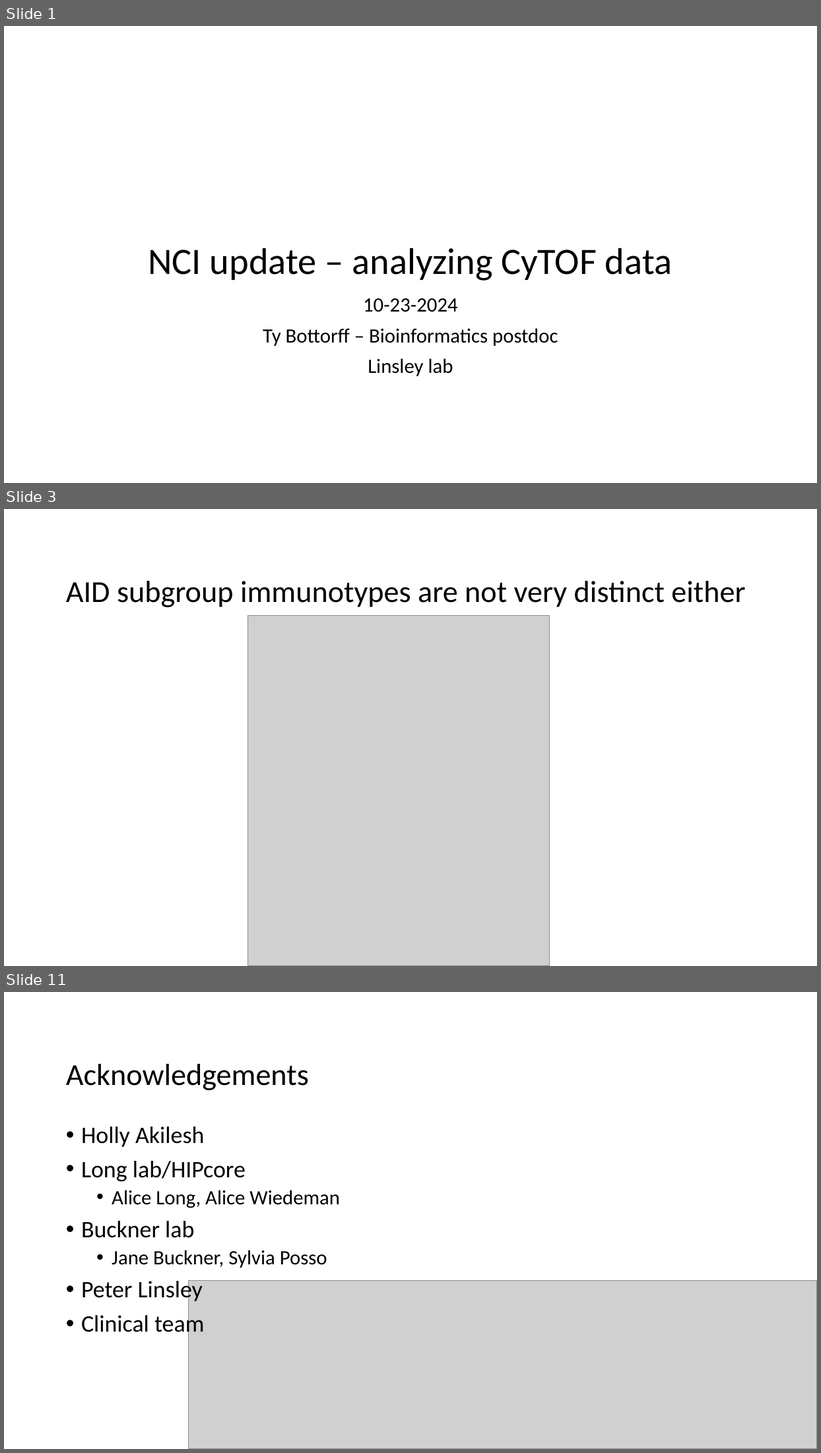
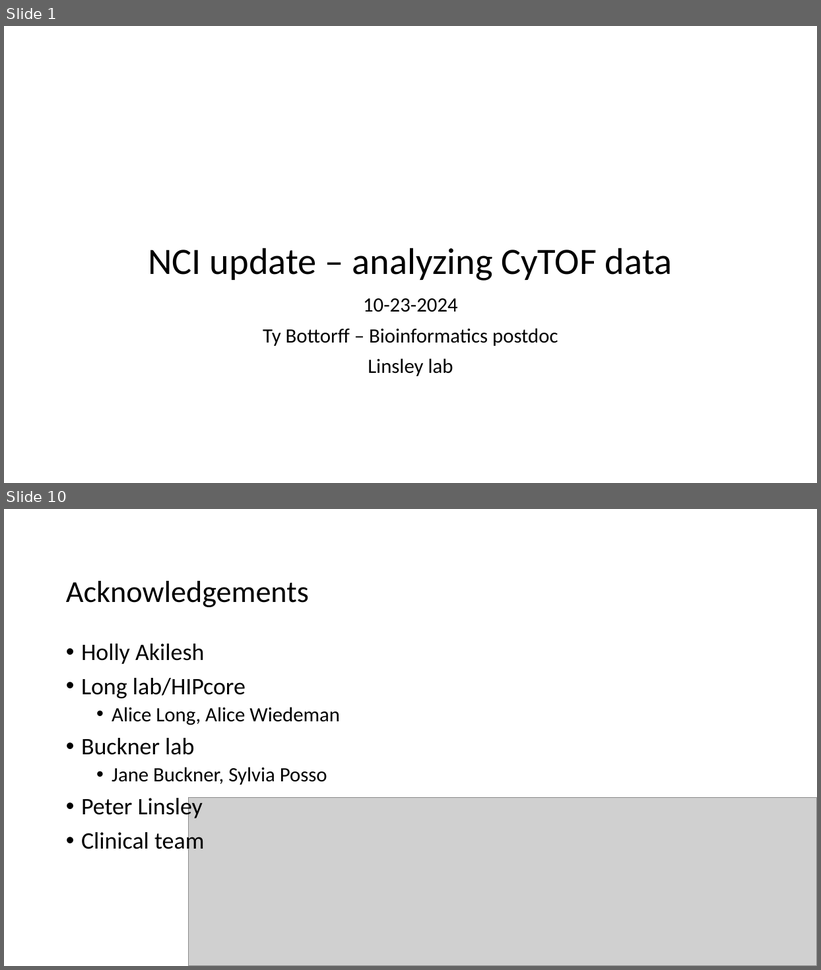
Before and after one commit to tybottorff/bottorffdocs, a slide deck: presentations/NCI_talks/2024_10_23.pptx. Shown one above the other, each under a label of ours: slides 1, 3 and 11 before the commit, slides 1 and 10 after it; the slides between them are not shown. The pictures are 821x1453 and 821x970 pixels, drawn with LibreOffice and Linux fonts; fonts in the diff are those of the drawing; grey boxes stand for pictures. Boxes give left, top, right and bottom in pixels: in the first picture for what was removed or moved away, otherwise in the second. Text is boxed around its words. In the diff, an @@ line names an element or a change of style, - is before the commit and + after.

```diff
--- a/presentations/NCI_talks/2024_10_23.pptx
+++ b/presentations/NCI_talks/2024_10_23.pptx
@@ slide 3 removed at box(4, 509, 817, 966), background #FFFFFF @@
@@ title removed at box(66, 581, 745, 607) @@
-AID subgroup immunotypes are not very distinct either
@@ picture removed at box(248, 616, 550, 966) @@
@@ what was slide 11 is now slide 10 @@
```
Also in this commit, not shown: 6 slides changed, 2 slides added, 3 other slides removed.
